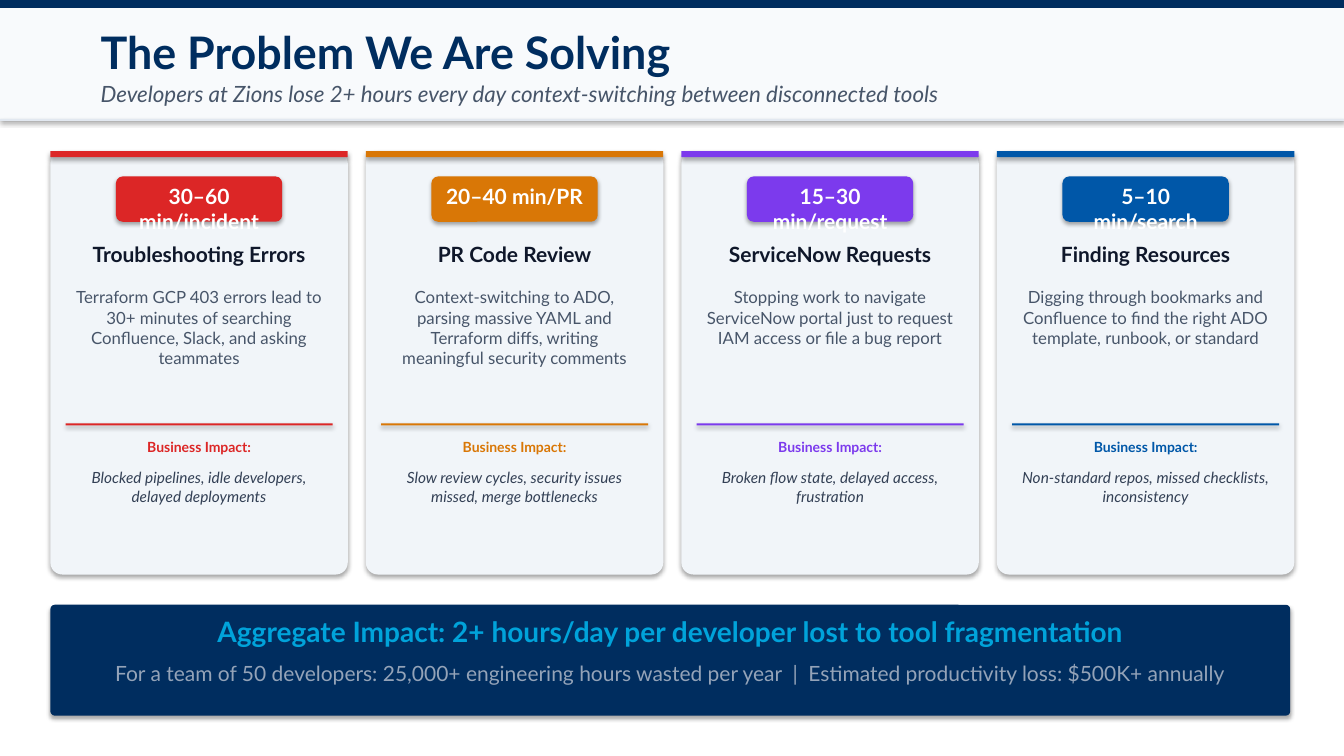
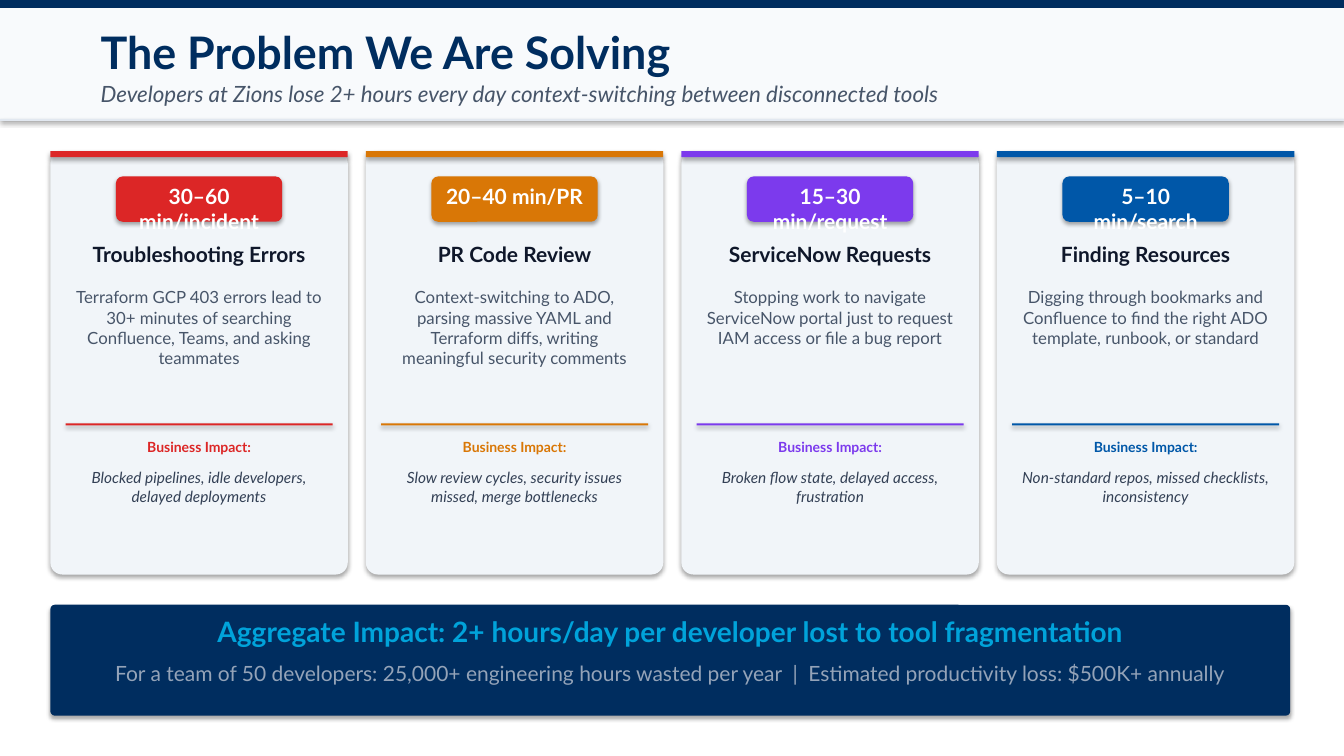
Before and after one commit to abhinavAkey/hackathon-abhinav-akey, a slide deck: slide 2 of Zions_DevKick_Hackathon_Presentation.pptx. Drawn at 1344x756 pixels with LibreOffice and Linux fonts; fonts in the diff are those of the drawing. Boxes give left, top, right and bottom in pixels: in the first picture for what was removed or moved away, otherwise in the second. Text is boxed around its words. In the diff, an @@ line names an element or a change of style, - is before the commit and + after.

```diff
--- a/Zions_DevKick_Hackathon_Presentation.pptx
+++ b/Zions_DevKick_Hackathon_Presentation.pptx
@@ text at box(76, 290, 322, 364): text changed @@
-Terraform GCP 403 errors lead to 30+ minutes of searching Confluence, Slack, and asking teammates
+Terraform GCP 403 errors lead to 30+ minutes of searching Confluence, Teams, and asking teammates
```
Also in this commit, not shown: 7 other slides changed, 8 other files.
